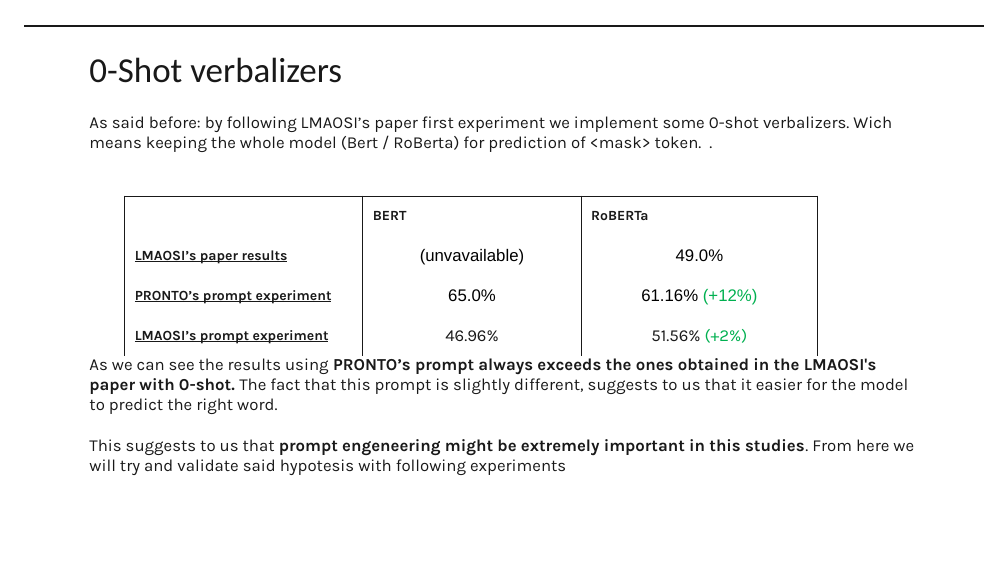
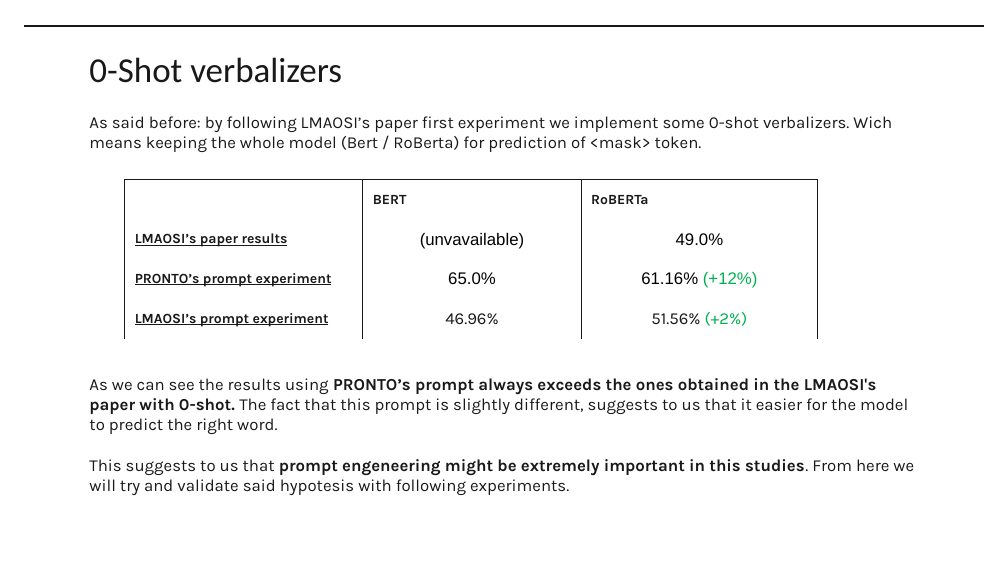
Before and after one commit to VR3ED/data-semantics-project, a slide deck: slide 9 of presentazione progetto.pptx. Drawn at 1008x567 pixels with LibreOffice and Linux fonts; fonts in the diff are those of the drawing; background and template pictures are left out. Boxes give left, top, right and bottom in pixels: in the first picture for what was removed or moved away, otherwise in the second. Text is boxed around its words. In the diff, an @@ line names an element or a change of style, - is before the commit and + after.

```diff
--- a/presentazione progetto.pptx
+++ b/presentazione progetto.pptx
@@ text at (x1=89, y1=116, x2=892, y2=152): text changed @@
-As said before: by following LMAOSI’s paper first experiment we implement some 0-shot verbalizers. Wich means keeping the whole model (Bert / RoBerta) for prediction of <mask> token. .
+As said before: by following LMAOSI’s paper first experiment we implement some 0-shot verbalizers. Wich means keeping the whole model (Bert / RoBerta) for prediction of <mask> token.
@@ table moved from (x1=125, y1=197, x2=818, y2=358) to (x1=125, y1=179, x2=818, y2=341) @@
@@ text at (x1=89, y1=459, x2=914, y2=495): text changed @@
-This suggests to us that prompt engeneering might be extremely important in this studies. From here we will try and validate said hypotesis with following experiments
+This suggests to us that prompt engeneering might be extremely important in this studies. From here we will try and validate said hypotesis with following experiments.
```
Also in this commit, not shown: 10 other slides changed, 1 other file.
